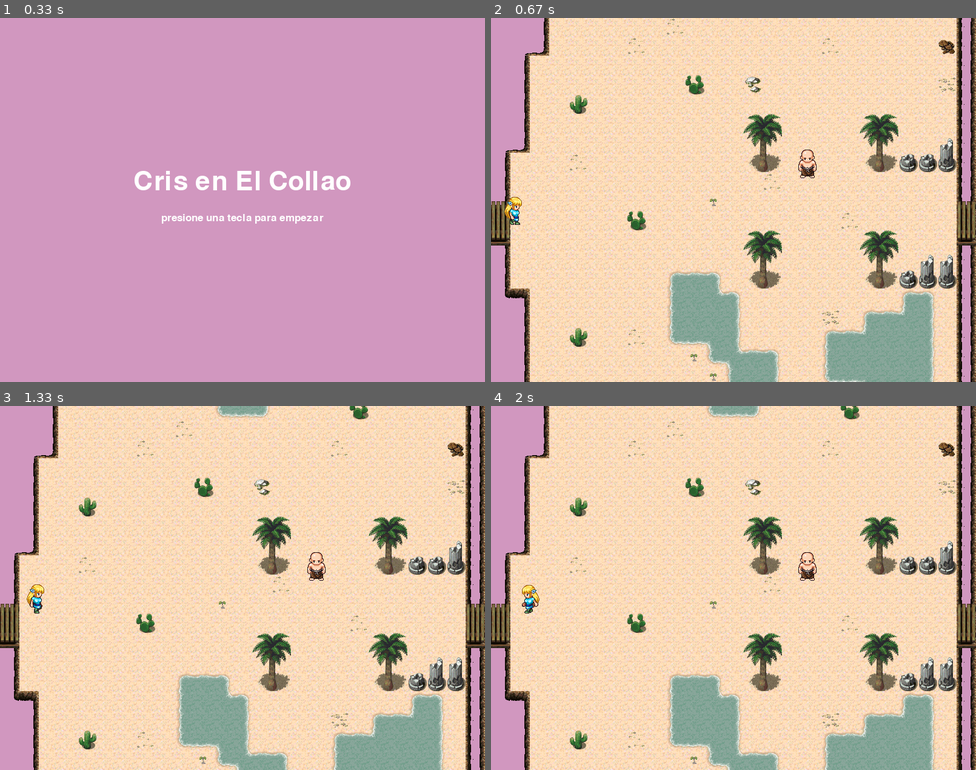
Above: before the commit, frames 1-4 (two rows, left to right).
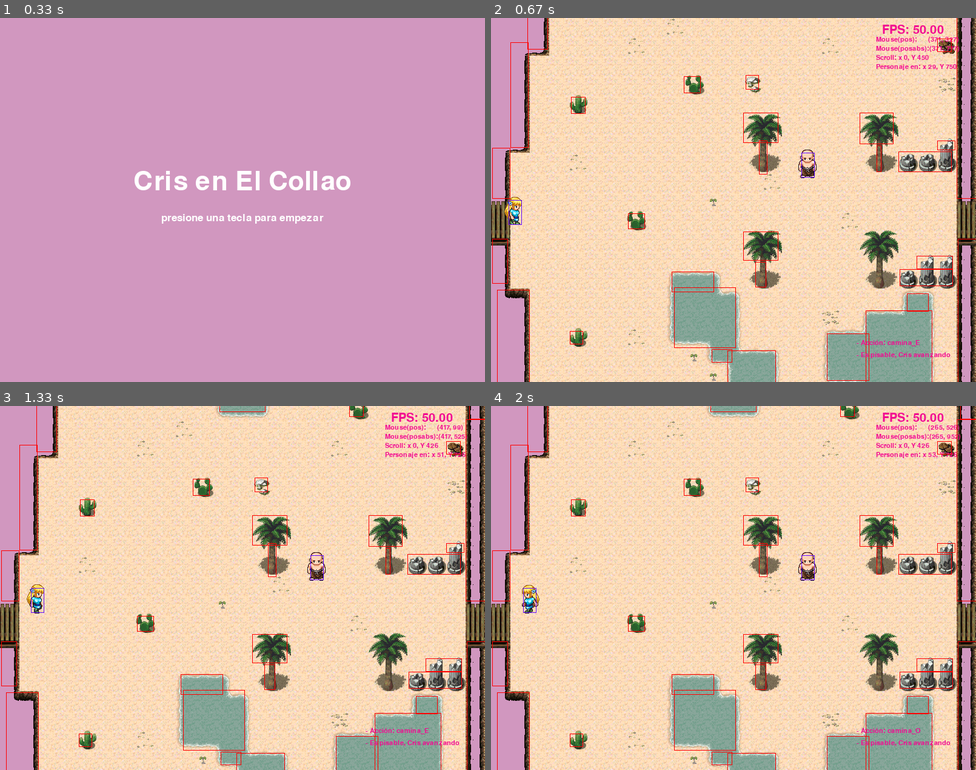
Above: after the commit, the same moments.

Repository: BigfooTsp/Pygame.Cris
Game: pygame game, started from juego.py
Two runs of this game, one before a commit and one after it. Both use one fixed random seed, a clock stepped at 60 frames per second and the inputs below.
Inputs (mouse positions are in pixels of both pictures, inside the frame that each line leads up to):
- Up to frame 1 (0.33 s): no input
- Up to frame 2 (0.67 s): hold Right from 0.33 s (still down); move the mouse to (714, 214) at 0.37 s
- Up to frame 3 (1.33 s): release Right at 0.8 s; hold Up 0.83-1.13 s; move the mouse to (286, 500) at 0.87 s; hold Right from 1.17 s (still down); move the mouse to (252, 464) at 1.2 s
- Up to frame 4 (2 s): release Right at 1.63 s; hold Left from 1.67 s (still down); move the mouse to (651, 726) at 1.7 s

Frame 1 is identical in both runs. In frame 2, 2.1% of the frame differs, in the area x 0-100%, y 0-100%; in frame 3, 2.1%; in frame 4, 2.1%.

Commit message:
Pequeños cambios en pantalla inicio y pausa.

Diff:
--- a/gamemanager/gamemanager.py
+++ b/gamemanager/gamemanager.py
@@ -42,18 +42,16 @@
 		print ('Cleanup del GameManager')
 
 		while len(self.states) > 0:
-			state = self.states.pop()
-			state.cleanUp()
-
-		sys.exit()
+			self.states[-1].cleanup()
+			self.states.pop()
 
 	def changeState(self, gameState):
 		''' cambio de estado sin romper el bucle de juego'''
 		print("..Cambio de state")
 
 		if len(self.states) > 0:
-			state = self.states.pop()
-			state.cleanUp()
+			self.states[-1].cleanup()
+			self.states.pop()
 
 		self.states.append(gameState)
 		self.states[-1].start()
@@ -82,7 +80,7 @@
 		print ("Quit")
 		self.running = False
 		self.cleanUp()
-
+		sys.exit()
 
     #########################################################
     ################## - BUCLE DEL JUEGO.  ##################
@@ -100,9 +98,6 @@
 			else:
 				self.states[-1].handleEvents(event, teclado) 	# Control desde el State.
 
-		# Hacer pausa
-		#pygame.time.delay(milliseconds) -> int
-
 
 	def update(self):
 		'''Update del juego'''
@@ -113,6 +108,7 @@
 
 		# Update de pantalla
 		self.states[-1].update()
+
 
 	def draw(self):
 		'''Manda dibujar la pantalla.'''
